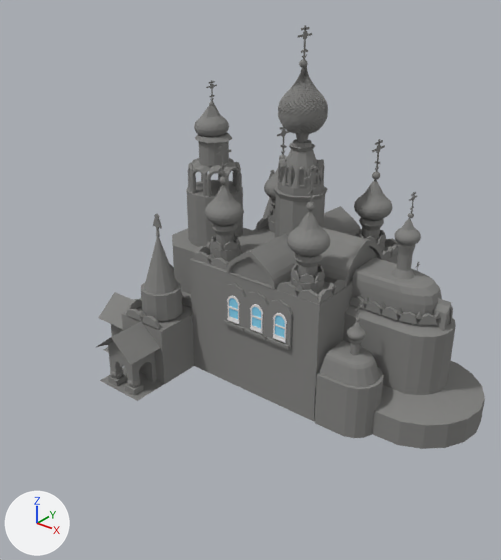
An edit to the Blender file TheOvercoat/Assets/Models(blend)/Yapılar/ImportantArchitecture/BloodChurch/BloodChurch13FuckIMadeAHugeThing.blend, drawn before and after from the same camera.
Rendered twice from a camera (50 mm lens) standing at (41.1, -53.2, 53.1) and looking at (0.1, -2.0, 21.4). The lights are fixed; the arrows at lower left show +X, +Y and +Z.
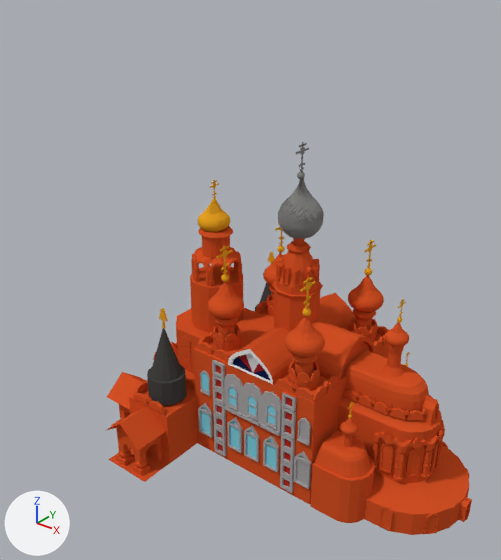
What differs and where, as boxes (x1, y1, x2, y2) in the pictures (501 x 560 px; the box of a moved part takes in the faces that stretch with it):
'Cube', reshaped, moved (16% shorter): before (97, 25, 485, 449); after (106, 180, 472, 535)
'Cube.002', deleted: before (223, 283, 293, 350)
'Cube.001', added: after (278, 142, 324, 239)
    faces in mat_material: (278, 178, 324, 239)
    faces in mat_material_001: (296, 142, 309, 179)
part 1 of me_cube, added: after (182, 336, 191, 348)
part 2 of me_cube, added: after (183, 347, 191, 359)
part 3 of me_cube, added: after (183, 357, 191, 368)
part 4 of me_cube, deleted: before (278, 25, 328, 134)
part 5 of me_cube, built on: before (144, 197, 377, 437); after (176, 308, 472, 534)
part 6 of me_cube, moved or reshaped: before (296, 134, 309, 142); after (293, 238, 305, 245)
part 7 of me_cube, recoloured: before (194, 80, 421, 279); after (198, 180, 409, 377)

The change, as a list of edits to the scene's bpy script:
```text
Change me_cube:
    used by ob_cube; location = (3.8, 1.3, 11.2)
    remove me_cube.from_pydata(...)  # 13504 vertices, 12008 faces; spans x -24.0..21.0, y -20.2..2.2, z 0.0..35.3
    add me_cube.from_pydata(...)  # 5945 vertices, 6745 faces; spans x -24.0..21.6, y -20.2..0.1, z 0.0..29.3
    me_cube part 1: a new loose piece, a box spanning x -12.83..-11.67, y -4.56..-4.32, z 9.95..11.11, in mat_material
    me_cube part 2: a new loose piece, a box spanning x -12.83..-11.67, y -4.56..-4.32, z 8.54..9.71, in mat_material
    me_cube part 3: a new loose piece, a box spanning x -12.83..-11.67, y -4.56..-4.32, z 7.14..8.3, in mat_material
    me_cube part 4: 1183 loose pieces with 9545 vertices, spanning x -2.3..2.3, y -2.4..2.2, z 25.8..35.3, are deleted
    me_cube part 5: 20 vertices removed from x -12.3..13.4, y -11.4..0.0, z 0.1..11.8; 1918 vertices added at x -16.1..21.6, y -8.3..0.0, z 0.1..12.7
    me_cube part 6: 1 vertex moved within x -0.4, y -0.3, z 26.1; 12 vertices removed from x -0.7..0.8, y -0.7..0.0, z 25.9..26.1; 12 vertices added at x -0.7..0.8, y -0.6..0.1, z 25.9..26.1
    me_cube part 7: 568 faces spanning x -13.3..13.1, y -1.9..0.0, z 14.1..29.3 switch from mat_material_001 to mat_material
Add me_cube_001:
    me_cube_001.from_pydata(...)  # 9652 vertices, 7279 faces; spans x -2.32..2.32, y -2.31..2.32, z -3.05..6.41
    # faces by material slot: [7020, 259]
    me_cube_001.materials.append(mat_material)
    me_cube_001.materials.append(mat_material_001)
Change ob_cube:
    ob_cube.location: (3.8, 1.3, 11.2) -> (3.8, 1.3, 0.6)
Remove ob_cube_002:
    ob_cube_002 = bpy.data.objects.new('Cube.002', me_cube_002)
    ob_cube_002.location = (0.0, -13.0, 13.0)
    ob_cube_002.rotation_euler = (0.0, 0.0, 1.571)  # degrees (0, 0, 90)
Add ob_cube_001:
    ob_cube_001 = bpy.data.objects.new('Cube.001', me_cube_001)
    ob_cube_001.location = (3.9, 1.4, 29.5)
```
